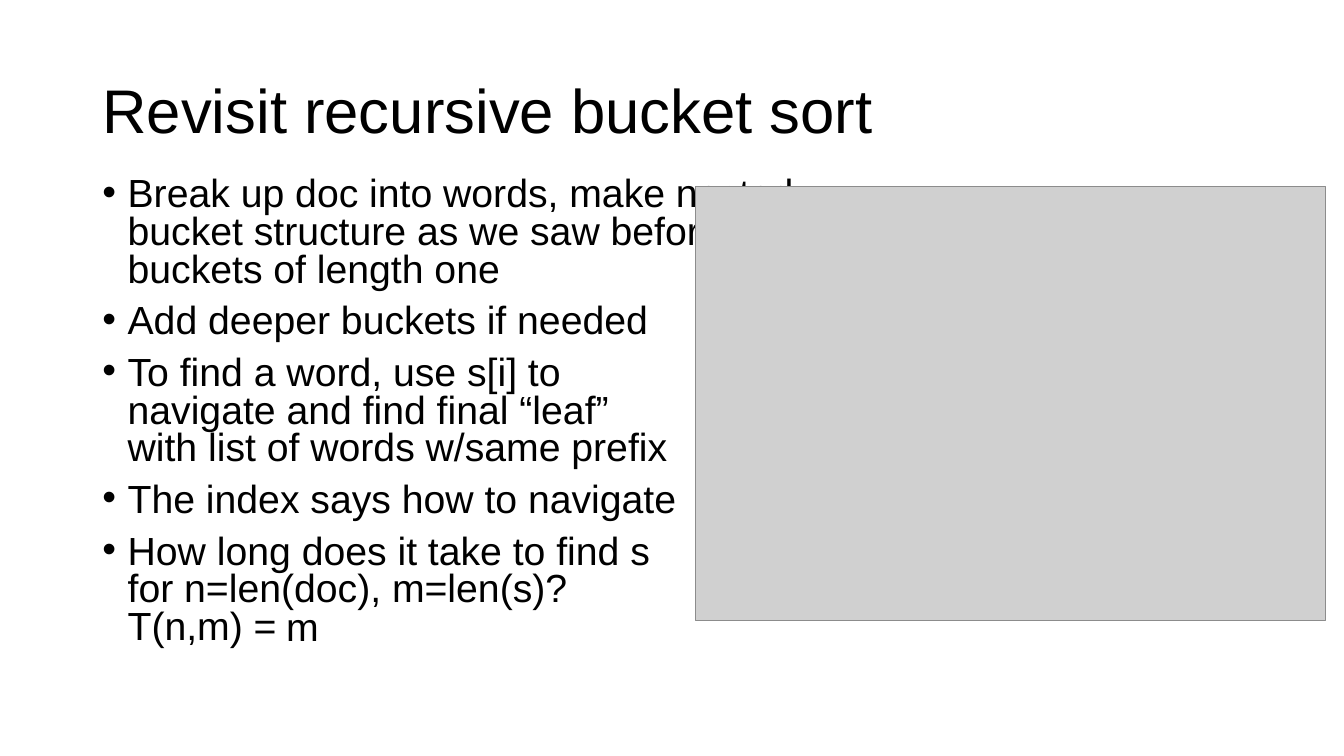
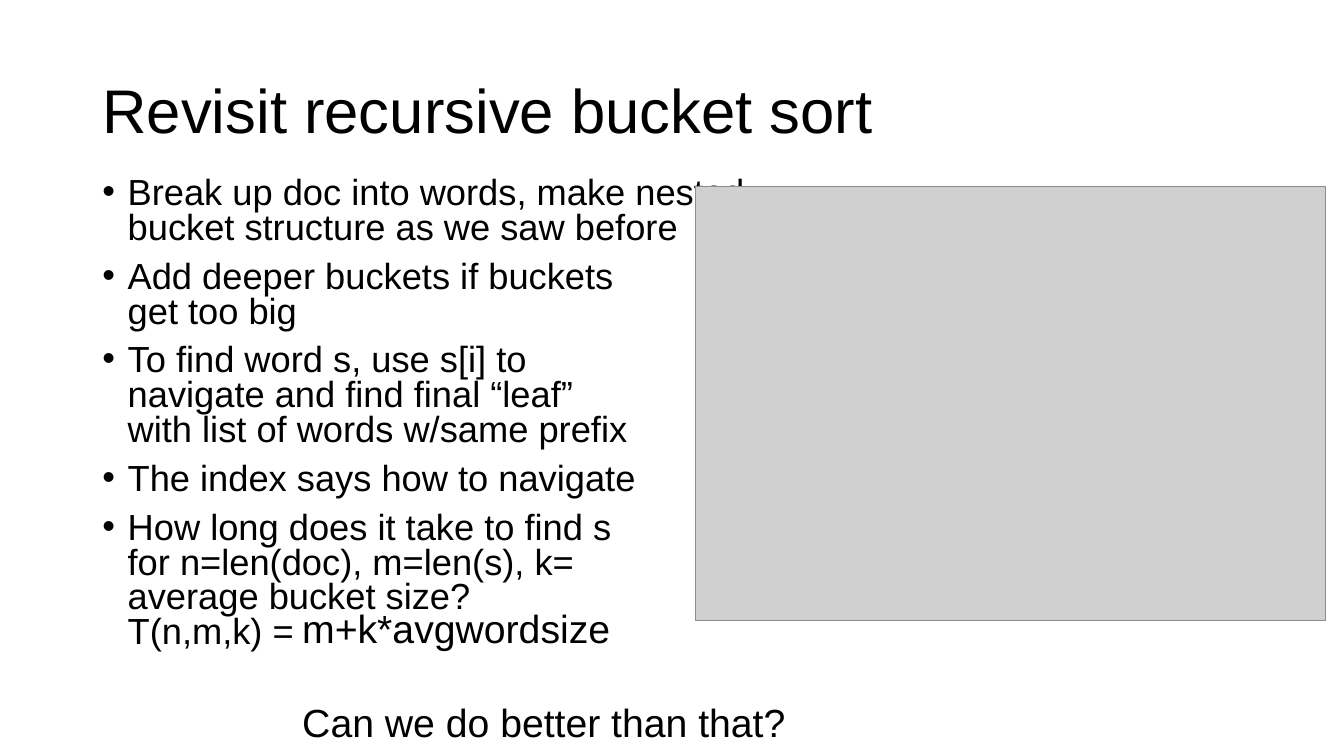
Before and after one commit to parrt/msds689, a slide deck: slide 10 of notes/searching.pptx. Drawn at 1344x756 pixels with LibreOffice and Linux fonts; fonts in the diff are those of the drawing; grey boxes stand for pictures; background and template pictures are left out. Boxes give left, top, right and bottom in pixels: in the first picture for what was removed or moved away, otherwise in the second. Text is boxed around its words. In the diff, an @@ line names an element or a change of style, - is before the commit and + after.

```diff
--- a/notes/searching.pptx
+++ b/notes/searching.pptx
@@ text at (128, 178, 744, 449): text changed; size 28 to 25.9 pt @@
-• Break up doc into words, make nested
-  bucket structure as we saw before into
-  buckets of length one
-• Add deeper buckets if needed
-• To find a word, use s[i] to
-  navigate and find final “leaf”
-  with list of words w/same prefix
+• Break up doc into words, make nested
+  bucket structure as we saw before
+• Add deeper buckets if buckets
+  get too big
+• To find word s, use s[i] to
+  navigate and find final “leaf”
+  with list of words w/same prefix
@@ text at (128, 464, 635, 498): size 28 to 25.9 pt in "The index says how to navigate" @@
@@ text at (128, 513, 611, 651): text changed; size 28 to 25.9 pt @@
-• How long does it take to find s
-  for n=len(doc), m=len(s)?
-  T(n,m) =
+• How long does it take to find s
+  for n=len(doc), m=len(s), k=
+  average bucket size?
+  T(n,m,k) =
@@ text at (302, 614, 785, 738): text changed @@
-m
+m+k*avgwordsize
+Can we do better than that?
```
Also in this commit, not shown: 14 other slides changed, 3 other files.
